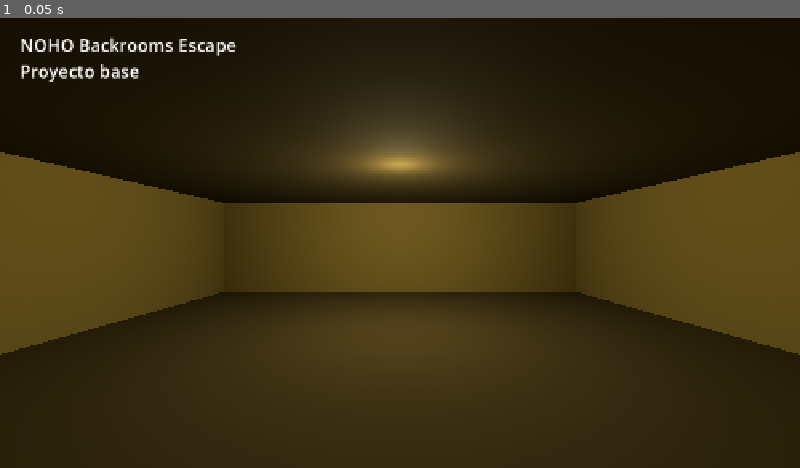
Above: before the commit, frame 1.
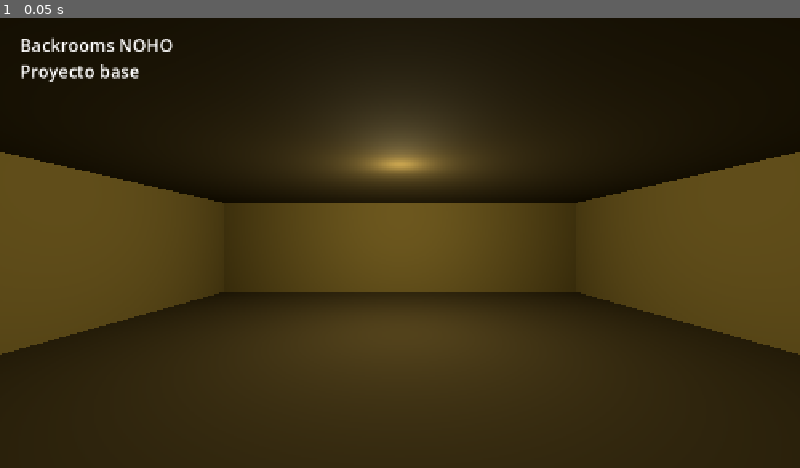
Above: after the commit, the same moment.

Repository: portacha/backrooms-noho-godot
Game: Godot game, scene res://scenes/main.tscn
The game is run twice, just before and just after one commit, with the same random seed, the same clock (stepped at 60 frames per second) and the same inputs.
Inputs:
- Up to frame 1 (0.05 s): no input

The runs differ from the first frame. In frame 1, 0.5% of the frame differs, in the area x 2-30%, y 4-9%.

Commit message:
add design docs, concept art and voice samples
Co-Authored-By: Claude Opus 5.5 <noreply@anthropic.com>

Diff:
--- a/project.godot
+++ b/project.godot
@@ -1,17 +1,31 @@
-; Project configuration. Open this file with Godot 4.7 or later.
+; Engine configuration file.
+; It's best edited using the editor UI and not directly,
+; since the parameters that go here are not all obvious.
+;
+; Format:
+;   [section] ; section goes between []
+;   param=value ; assign values to parameters
+
 config_version=5
 
 [application]
-config/name="NOHO Backrooms Escape"
+
+config/name="Backrooms NOHO"
 run/main_scene="res://scenes/main.tscn"
 config/features=PackedStringArray("4.7", "GL Compatibility")
 
 [display]
+
 window/size/viewport_width=1280
 window/size/viewport_height=720
 window/stretch/mode="canvas_items"
 
+[filesystem]
+
+import/blender/enabled=false
+
 [rendering]
+
 renderer/rendering_method="gl_compatibility"
 renderer/rendering_method.mobile="gl_compatibility"
 environment/defaults/default_clear_color=Color(0.07, 0.06, 0.04, 1)
--- a/scenes/main.tscn
+++ b/scenes/main.tscn
@@ -60,4 +60,4 @@
 offset_right = 600.0
 offset_bottom = 110.0
 theme_override_font_sizes/font_size = 28
-text = "NOHO Backrooms Escape\nProyecto base"
+text = "Backrooms NOHO\nProyecto base"
Not shown, added: concept/.gdignore
Binary file added: concept/art/00-prologo-A.jpg
Binary file added: concept/art/00-prologo-B.jpg
Binary file added: concept/art/01-nivel1-N-A.jpg
Binary file added: concept/art/01-nivel1-N-B.jpg
Binary file added: concept/art/02-nivel2-O-A.jpg
Binary file added: concept/art/02-nivel2-O-B.jpg
Binary file added: concept/art/03-nivel3-H-A.jpg
Binary file added: concept/art/03-nivel3-H-B.jpg
Binary file added: concept/art/04-nivel4-O-A.jpg
Binary file added: concept/art/04-nivel4-O-B.jpg
Binary file added: concept/art/05-el-olvidado-A.jpg
(and 33 more such lines)
